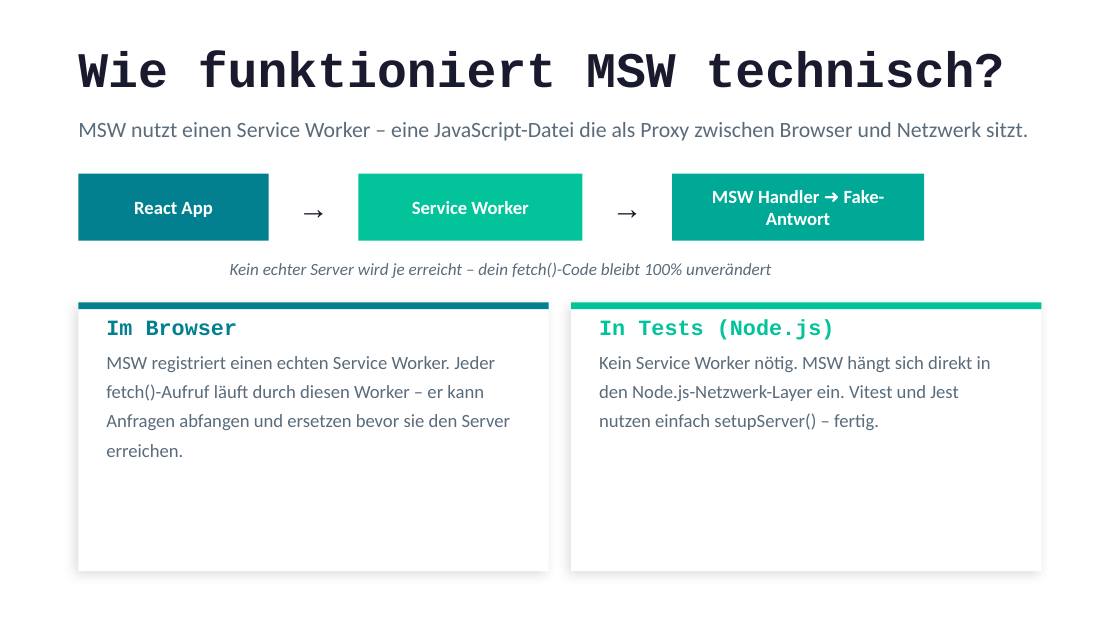
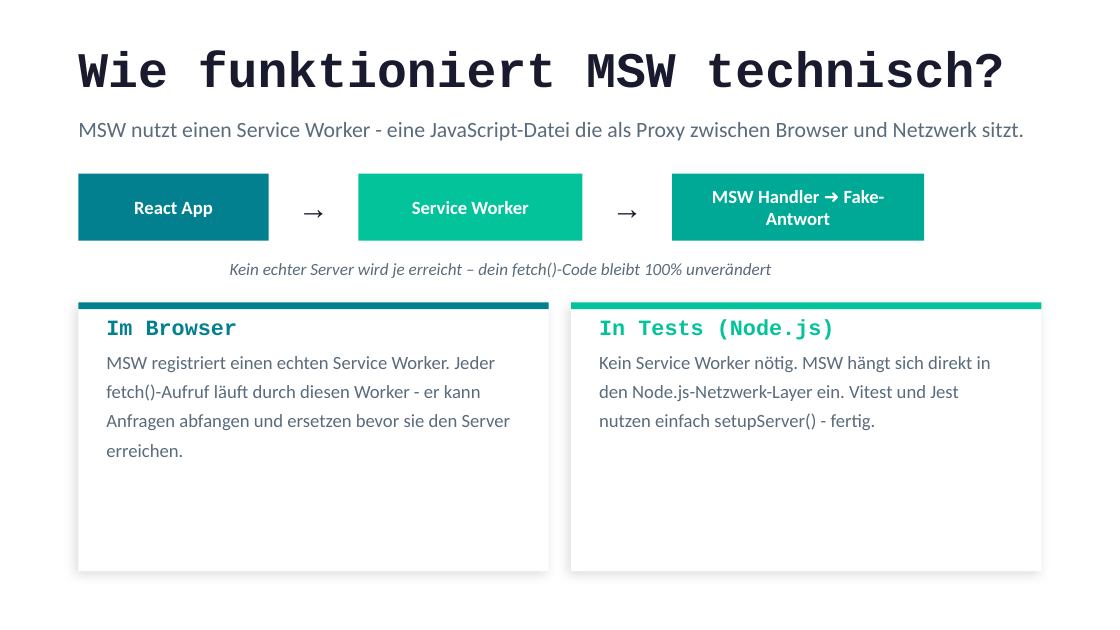
Before and after one commit to emir55-alt/WMC_API_Mocking, a slide deck: slide 4 of MSW-Praesentation.pptx. Drawn at 1120x630 pixels with LibreOffice and Linux fonts; fonts in the diff are those of the drawing. Boxes give left, top, right and bottom in pixels: in the first picture for what was removed or moved away, otherwise in the second. Text is boxed around its words. In the diff, an @@ line names an element or a change of style, - is before the commit and + after.

```diff
--- a/MSW-Praesentation.pptx
+++ b/MSW-Praesentation.pptx
@@ text at box(78, 122, 1024, 141): text changed @@
-MSW nutzt einen Service Worker – eine JavaScript-Datei die als Proxy zwischen Browser und Netzwerk sitzt.
+MSW nutzt einen Service Worker - eine JavaScript-Datei die als Proxy zwischen Browser und Netzwerk sitzt.
@@ text at box(106, 356, 511, 457): text changed @@
-MSW registriert einen echten Service Worker. Jeder fetch()-Aufruf läuft durch diesen Worker – er kann Anfragen abfangen und ersetzen bevor sie den Server erreichen.
+MSW registriert einen echten Service Worker. Jeder fetch()-Aufruf läuft durch diesen Worker - er kann Anfragen abfangen und ersetzen bevor sie den Server erreichen.
@@ text at box(599, 356, 991, 430): text changed @@
-Kein Service Worker nötig. MSW hängt sich direkt in den Node.js-Netzwerk-Layer ein. Vitest und Jest nutzen einfach setupServer() – fertig.
+Kein Service Worker nötig. MSW hängt sich direkt in den Node.js-Netzwerk-Layer ein. Vitest und Jest nutzen einfach setupServer() - fertig.
```
Also in this commit, not shown: 1 other slide changed, 1 slide removed.
